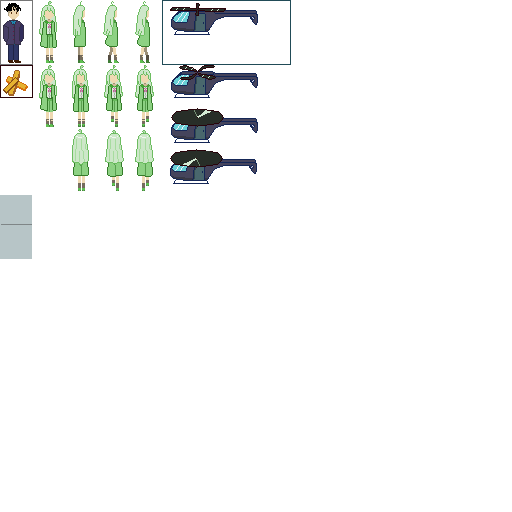
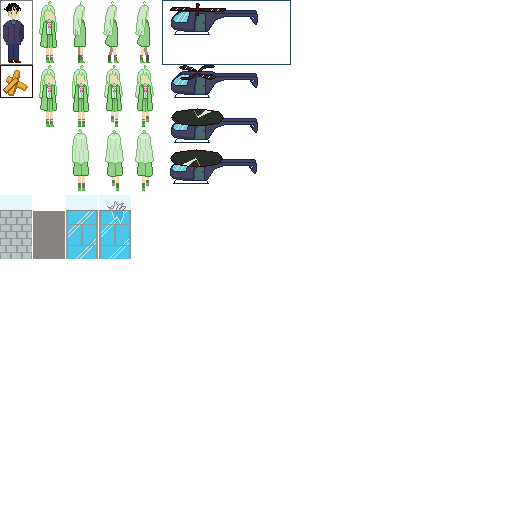
Two versions of the same layered image (512x512). Layer-by-layer changes:
removed layer "矩形 3" over [0, 195, 32, 259]
added layer "矩形 5" above "图层 2" over [33, 211, 65, 259]
added layer "图层 2" above "图层 1" over [99, 195, 131, 259]
painted on "图层 1" over [0, 195, 98, 259]
renamed "背景" to "图层 0", opacity 100% → 0% over [0, 195, 131, 259]
